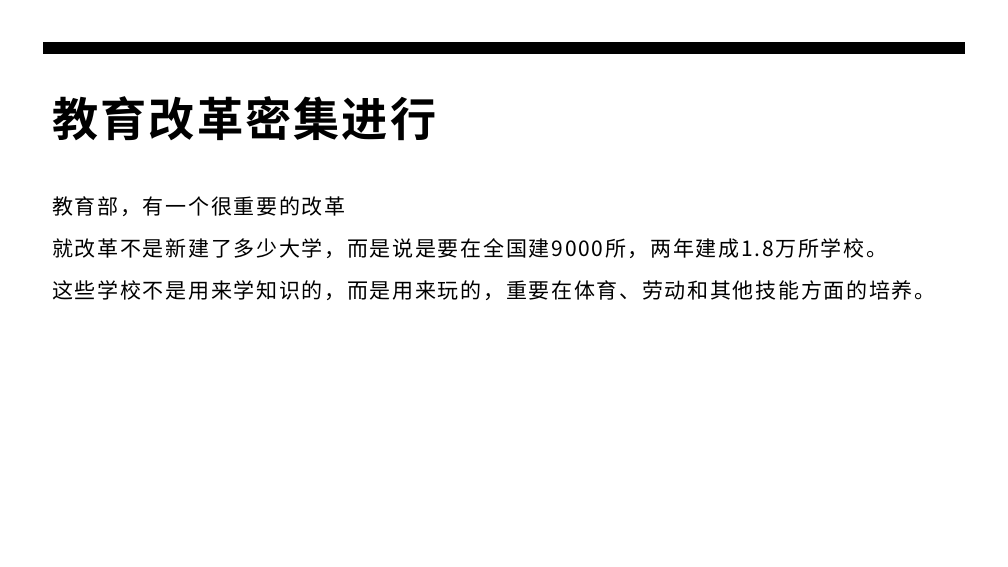
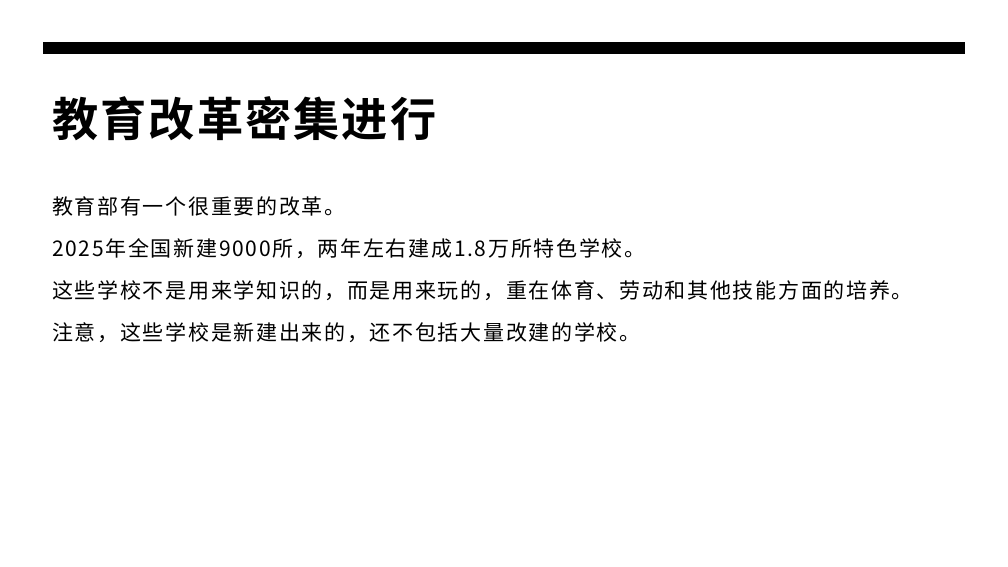
Before and after one commit to panxibei/writing, a slide deck: slide 4 of 44_心理学/24_浥尘伙伴社团原创：浥尘智慧家长课堂/AI时代高智慧家长私教课（第一季）/AI时代高智慧家长私教课（第一季）.pptx. Drawn at 1008x567 pixels with LibreOffice and Linux fonts; fonts in the diff are those of the drawing. Boxes give left, top, right and bottom in pixels: in the first picture for what was removed or moved away, otherwise in the second. Text is boxed around its words. In the diff, an @@ line names an element or a change of style, - is before the commit and + after.

```diff
--- a/44_心理学/24_浥尘伙伴社团原创：浥尘智慧家长课堂/AI时代高智慧家长私教课（第一季）/AI时代高智慧家长私教课（第一季）.pptx
+++ b/44_心理学/24_浥尘伙伴社团原创：浥尘智慧家长课堂/AI时代高智慧家长私教课（第一季）/AI时代高智慧家长私教课（第一季）.pptx
@@ text at [52, 196, 913, 342]: text changed @@
-教育部，有一个很重要的改革
-就改革不是新建了多少大学，而是说是要在全国建9000所，两年建成1.8万所学校。
-这些学校不是用来学知识的，而是用来玩的，重要在体育、劳动和其他技能方面的培养。
+教育部有一个很重要的改革。
+2025年全国新建9000所，两年左右建成1.8万所特色学校。
+这些学校不是用来学知识的，而是用来玩的，重在体育、劳动和其他技能方面的培养。
+注意，这些学校是新建出来的，还不包括大量改建的学校。
```
Also in this commit, not shown: 29 other slides changed.
